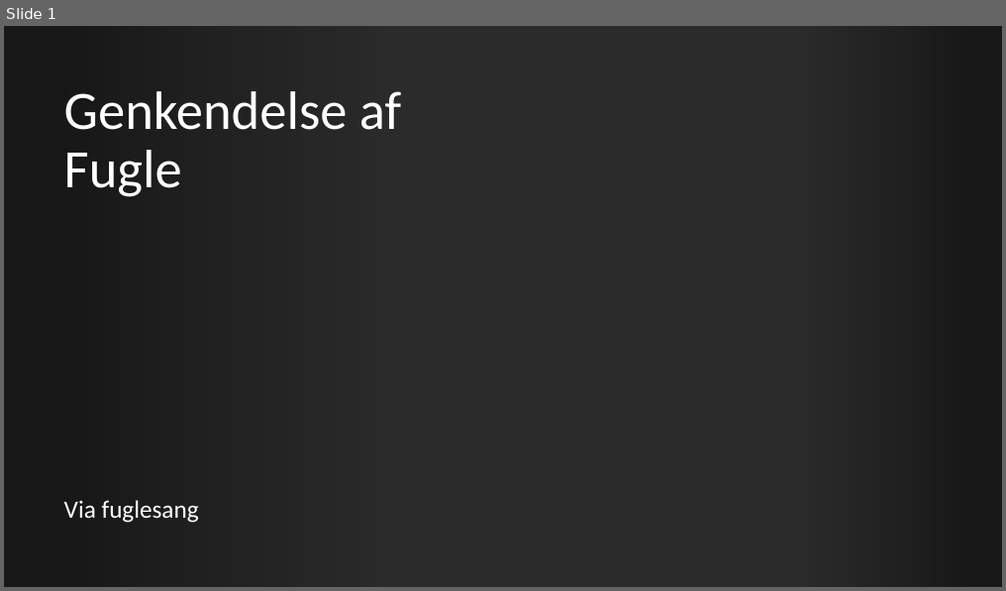
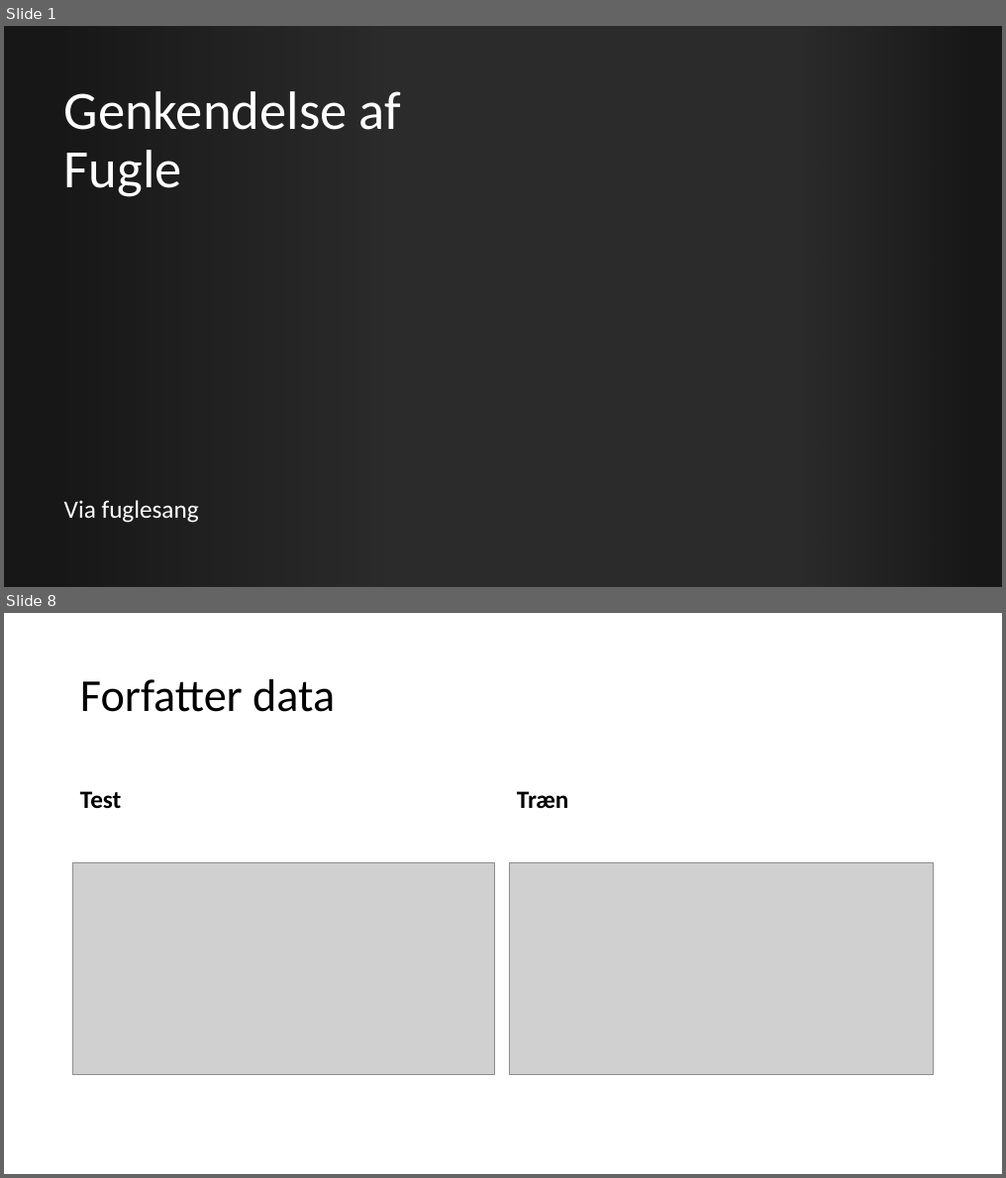
Before and after one commit to BenjaminElifLarsen/Machine_Learning_School, a slide deck: Case/Presentation/Presentation.pptx. Shown one above the other, each under a label of ours: slide 1 before the commit, slides 1 and 8 after it; the slides between them are not shown. The pictures are 1006x591 and 1006x1178 pixels, drawn with LibreOffice and Linux fonts; fonts in the diff are those of the drawing; grey boxes stand for pictures; background and template pictures are left out; a plain dark background stands for a picture behind light text. Boxes give left, top, right and bottom in pixels: in the first picture for what was removed or moved away, otherwise in the second. Text is boxed around its words. In the diff, an @@ line names an element or a change of style, - is before the commit and + after.

```diff
--- a/Case/Presentation/Presentation.pptx
+++ b/Case/Presentation/Presentation.pptx
@@ slide 8 added at (4, 613, 1002, 1174), background #FFFFFF @@
@@ title added at (80, 679, 335, 712), 44 pt, text #000000 @@
+Forfatter data
@@ text added at (80, 791, 121, 809), 24 pt, text #000000, bold @@
+Test
@@ text added at (517, 791, 569, 808), 24 pt, text #000000, bold @@
+Træn
@@ picture added at (73, 863, 495, 1074) @@
@@ picture added at (509, 863, 934, 1075) @@
```
Also in this commit, not shown: 1 slide changed, 10 other slides added, 1 slide removed.
